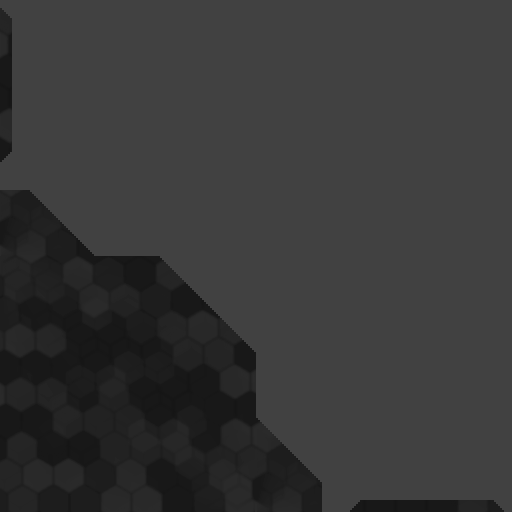
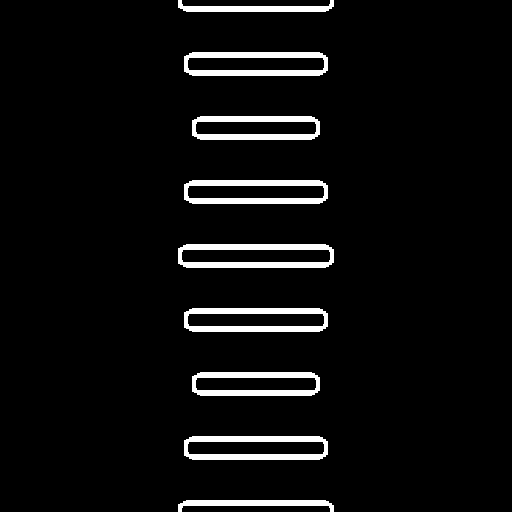
Revision of a layered 512 × 512 image; what changed, layer by layer:
added layer "crossing emission" above "crossroads corner" over bbox(178, 0, 334, 512)
hid "crossroads corner" over bbox(0, 0, 512, 512)
hid "hex-grid" over bbox(0, 0, 512, 512)
added layer "Layer" over bbox(0, 0, 512, 512)
